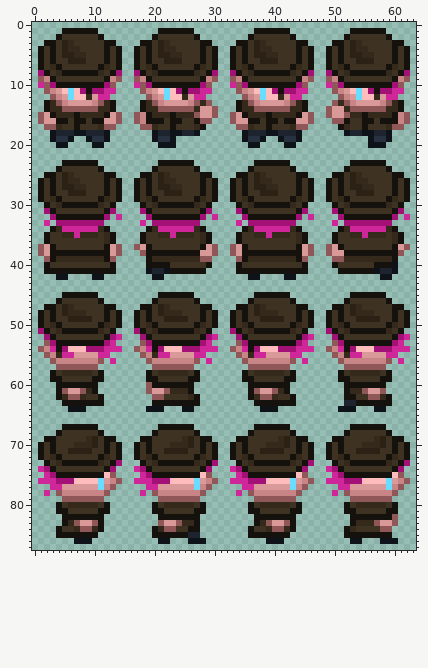
Edited in one commit: sprite sheet (Assets/Characters/Main.png). This is how it looked before the edit.
The file is 64x88 pixels.
The result:
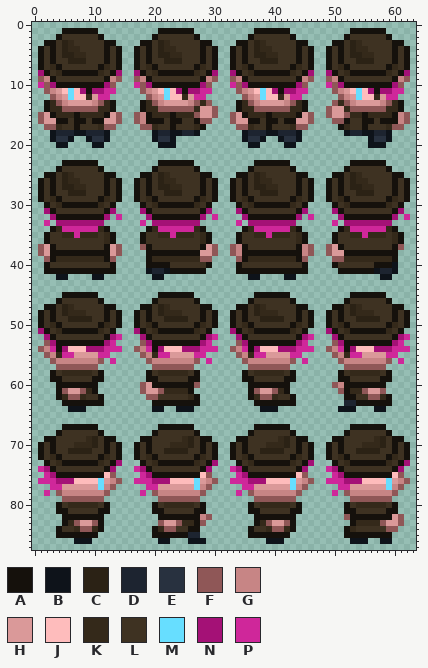
Palette (. is transparent): A #15110c  B #0e131a  C #2b2215  D #1d2430  E #28313f  F #8f5757  G #c78585  H #da9999  J #febcbc  K #34291a  L #3e3222  M #67deff  N #a41176  P #cf279a
Changes in this commit:
y 37: x 17..18 FH -> .F; x 34 H -> G; x 45 H -> G; x 61..62 HF -> F.
y 38: x 18 F -> .; x 34 H -> G; x 45 H -> G; x 61 F -> .
y 60: x 18..19 .F -> FH; x 27 . -> F; x 50..51 .. -> FG
y 61: x 18..19 .F -> FH; x 21..22 HF -> FK; x 51 . -> F
y 62: x 19 . -> F; x 21 F -> L
y 64: x 19 B -> .; x 24 . -> B
y 82: x 28..29 .. -> GF; x 52 . -> F; x 60..61 F. -> HF
y 83: x 28 . -> F; x 57..58 FH -> KF; x 60..61 F. -> HF
y 84: x 58 F -> L; x 60 . -> F
y 86: x 55 . -> B; x 60 B -> .
Where, in picture pixels (left, top, right, bottom), the same in both pictures:
changed: (134, 244, 146, 256)
changed: (236, 244, 242, 256)
changed: (302, 244, 308, 256)
changed: (398, 244, 410, 256)
changed: (140, 382, 200, 412)
added: (332, 382, 344, 394)
added: (200, 514, 212, 526)
changed: (344, 514, 404, 544)
